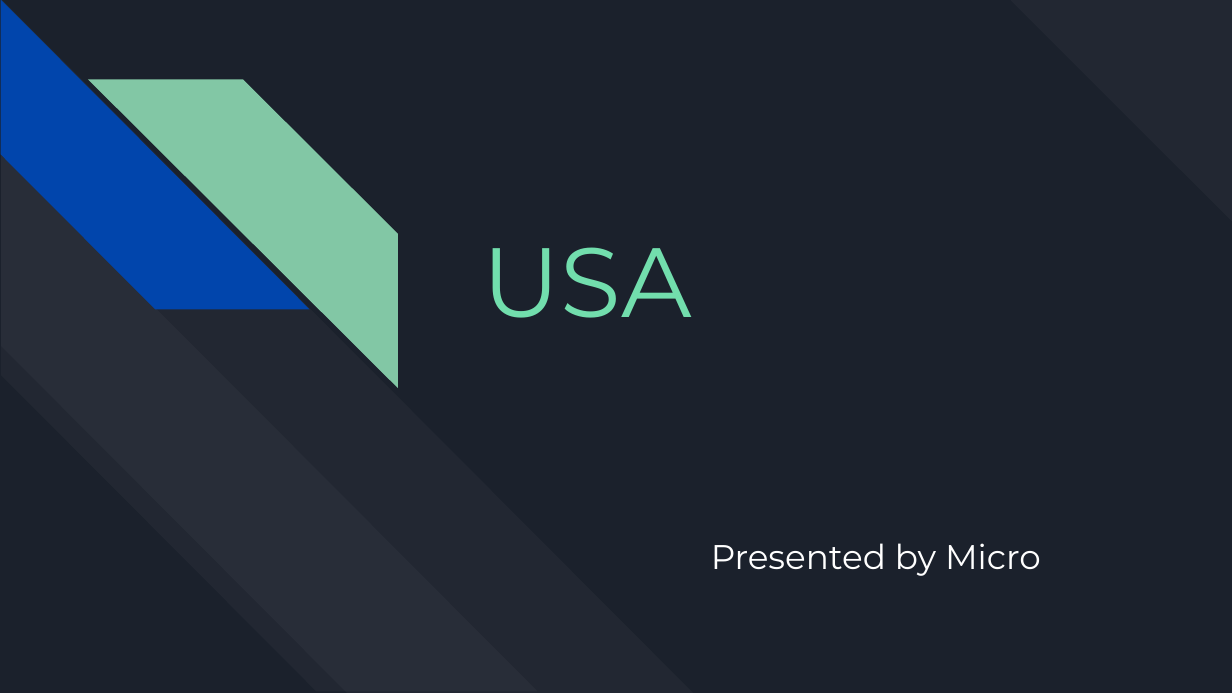
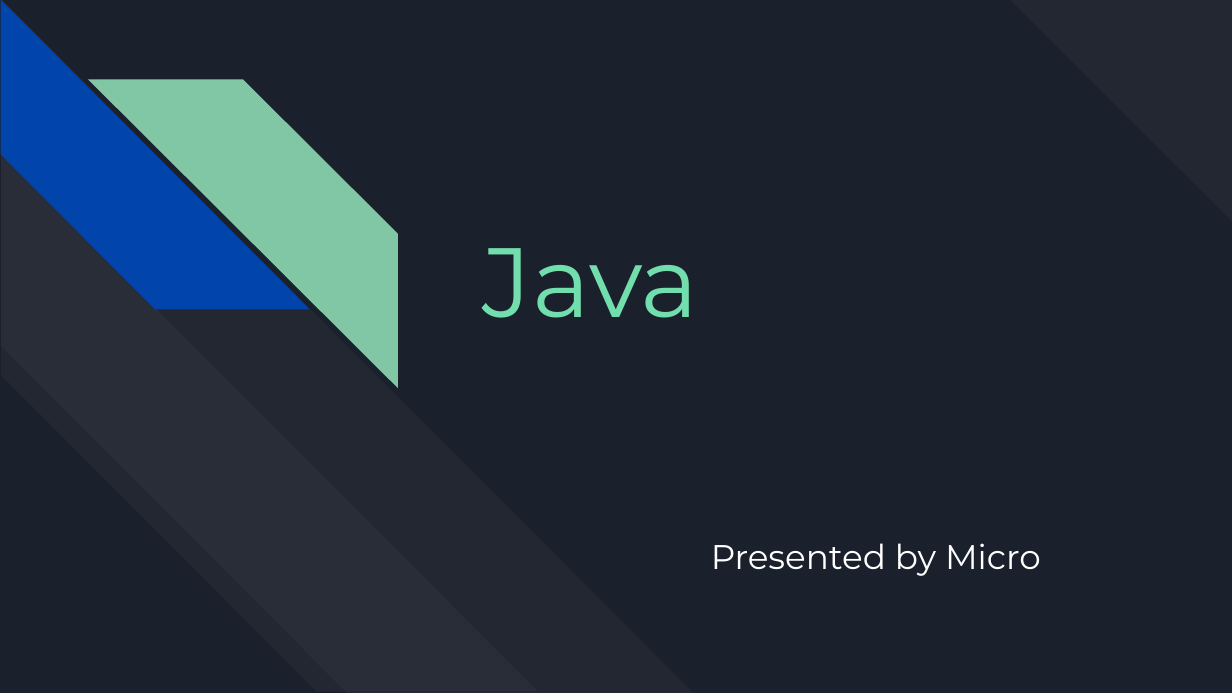
Before and after one commit to ritchelmendaros/2324-appdev-sem1-f2-07, a slide deck: slide 1 of generated/generated_presentation.pptx. Drawn at 1232x693 pixels with LibreOffice and Linux fonts; fonts in the diff are those of the drawing. Boxes give left, top, right and bottom in pixels: in the first picture for what was removed or moved away, otherwise in the second. Text is boxed around its words. In the diff, an @@ line names an element or a change of style, - is before the commit and + after.

```diff
--- a/generated/generated_presentation.pptx
+++ b/generated/generated_presentation.pptx
@@ title at bbox=[483, 248, 699, 318]: text changed @@
-USA
+Java
```
Also in this commit, not shown: 4 other slides changed, 8 other files.
